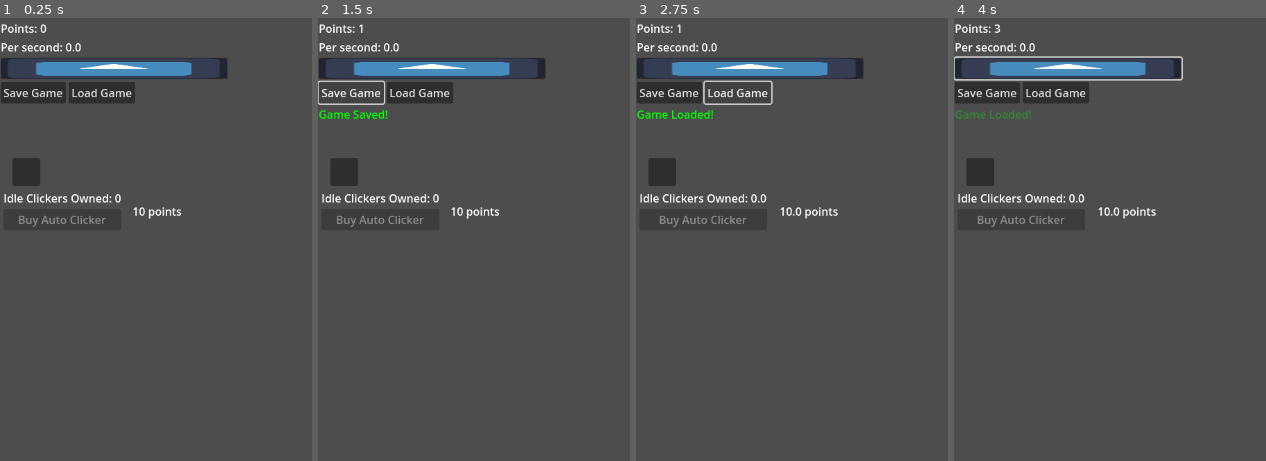
Above: before the commit, frames 1-4 (left to right).
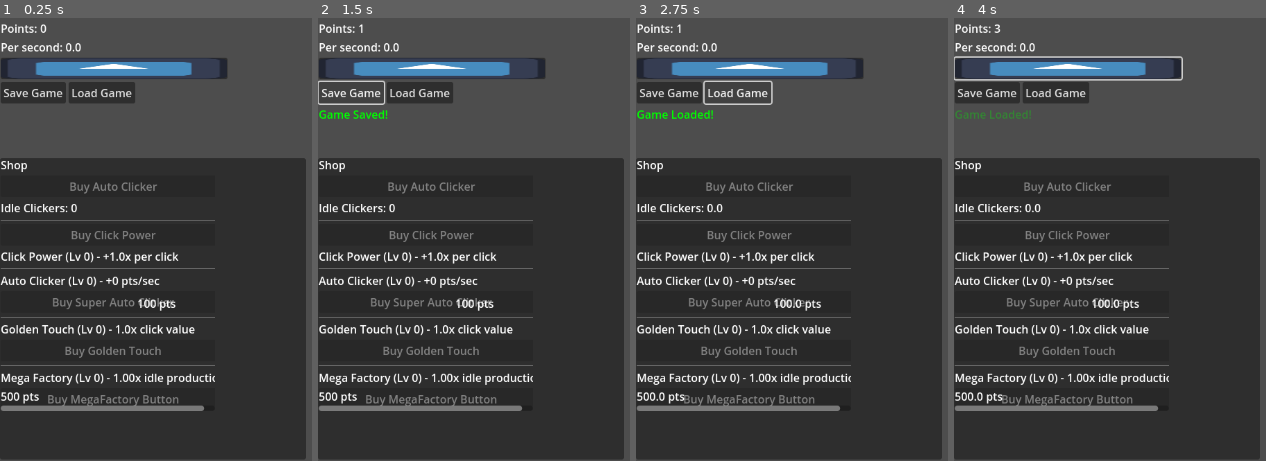
Above: after the commit, the same moments.

Repository: SamuelMTack/Push-Out-Games
Game: Godot game, scene res://node_2d.tscn
The game is run twice, just before and just after one commit, with the same random seed, the same clock (stepped at 60 frames per second) and the same inputs. The engine's default icon, where the game draws it, is replaced by a stand-in: a white triangle on a blue panel in a dark square.
Inputs:
- Up to frame 1 (0.25 s): no input
- Up to frame 2 (1.5 s): click "Click Me for Points" at 0.5 s; click "Save Game" at 1.25 s
- Up to frame 3 (2.75 s): click "Load Game" at 2 s
- Up to frame 4 (4 s): click "Click Me for Points" at 2.75 s; click "Click Me for Points" at 3.5 s

The runs differ from the first frame. In frame 1, 62% of the frame differs, in the area x 0-99%, y 31-100%; in frame 2, 62%; in frame 3, 62%; in frame 4, 62%.

Commit message:
Added PowerUps

Diff:
--- a/claude-clicker-game/node_2d.gd
+++ b/claude-clicker-game/node_2d.gd
@@ -10,6 +10,23 @@
 var clicker_base_price = 10
 var clicker_price = clicker_base_price
 
+# Power-up variables
+var click_multiplier_level = 0
+var click_multiplier_price = 50
+var click_multiplier_bonus = 1.0
+
+var auto_clicker_level = 0
+var auto_clicker_price = 100
+var auto_clicker_bonus = 0
+
+var golden_touch_level = 0
+var golden_touch_price = 250
+var golden_touch_bonus = 1.0
+
+var mega_factory_level = 0
+var mega_factory_price = 500
+var mega_factory_multiplier = 1.0
+
 # Save file path
 const SAVE_PATH = "user://clicker_save.json"
 
@@ -17,8 +34,8 @@
 @onready var points_label = $VBoxContainer/PointsLabel
 @onready var click_button = $VBoxContainer/ClickButton
 @onready var shop_panel = $ShopPanel
-@onready var clicker_price_label = $ShopPanel/VBoxContainer/BuyClickerButton/PriceLabel
-@onready var clickers_owned_label = $ShopPanel/VBoxContainer/ClickersOwnedLabel
+@onready var clicker_price_label = $ShopPanel/ShopScroll/ShopItems/BuyClickerButton/PriceLabel
+@onready var clickers_owned_label = $ShopPanel/ShopScroll/ShopItems/ClickersOwnedLabel
 @onready var points_per_sec_label = $VBoxContainer/PointsPerSecLabel
 @onready var save_button = $VBoxContainer/SaveLoadButtons/SaveButton
 @onready var load_button = $VBoxContainer/SaveLoadButtons/LoadButton
@@ -27,13 +44,17 @@
 func _ready():
 	# Connect signals
 	click_button.pressed.connect(_on_click_button_pressed)
-	$ShopPanel/VBoxContainer/BuyClickerButton.pressed.connect(_on_buy_clicker_pressed)
+	$ShopPanel/ShopScroll/ShopItems/BuyClickerButton.pressed.connect(_on_buy_clicker_pressed)
+	$ShopPanel/ShopScroll/ShopItems/BuyClickMultiplierButton.pressed.connect(_on_buy_click_multiplier_pressed)
+	$ShopPanel/ShopScroll/ShopItems/BuyAutoClickerButton.pressed.connect(_on_buy_auto_clicker_pressed)
+	$ShopPanel/ShopScroll/ShopItems/BuyGoldenTouchButton.pressed.connect(_on_buy_golden_touch_pressed)
+	$ShopPanel/ShopScroll/ShopItems/BuyMegaFactoryButton.pressed.connect(_on_buy_mega_factory_pressed)
 	save_button.pressed.connect(_on_save_button_pressed)
 	load_button.pressed.connect(_on_load_button_pressed)
 
 	# Start idle clicker timer
 	var timer = Timer.new()
-	timer.wait_time = 0.1 # Update 10 times per second for smooth increments
+	timer.wait_time = 0.1
 	timer.timeout.connect(_on_idle_timer_timeout)
 	add_child(timer)
 	timer.start()
@@ -45,10 +66,11 @@
 	update_ui()
 
 func _on_click_button_pressed():
-	points += points_per_click
+	var click_value = points_per_click * click_multiplier_bonus * golden_touch_bonus
+	points += click_value
 	update_ui()
 
-	# Add a little animation effect
+	# Add animation effect
 	click_button.scale = Vector2(0.95, 0.95)
 	var tween = create_tween()
 	tween.tween_property(click_button, "scale", Vector2(1.0, 1.0), 0.1)
@@ -57,14 +79,45 @@
 	if points >= clicker_price:
 		points -= clicker_price
 		idle_clickers += 1
-		# Increase price by 15% for each purchase
 		clicker_price = int(clicker_base_price * pow(1.15, idle_clickers))
 		update_ui()
 
+func _on_buy_click_multiplier_pressed():
+	if points >= click_multiplier_price:
+		points -= click_multiplier_price
+		click_multiplier_level += 1
+		click_multiplier_bonus = 1.0 + (click_multiplier_level * 0.5)
+		click_multiplier_price = int(50 * pow(2, click_multiplier_level))
+		update_ui()
+
+func _on_buy_auto_clicker_pressed():
+	if points >= auto_clicker_price:
+		points -= auto_clicker_price
+		auto_clicker_level += 1
+		auto_clicker_bonus = auto_clicker_level * 5
+		auto_clicker_price = int(100 * pow(2.5, auto_clicker_level))
+		update_ui()
+
+func _on_buy_golden_touch_pressed():
+	if points >= golden_touch_price:
+		points -= golden_touch_price
+		golden_touch_level += 1
+		golden_touch_bonus = 1.0 + (golden_touch_level * 1.0)
+		golden_touch_price = int(250 * pow(3, golden_touch_level))
+		update_ui()
+
+func _on_buy_mega_factory_pressed():
+	if points >= mega_factory_price:
+		points -= mega_factory_price
+		mega_factory_level += 1
+		mega_factory_multiplier = 1.0 + (mega_factory_level * 0.25)
+		mega_factory_price = int(500 * pow(4, mega_factory_level))
+		update_ui()
+
 func _on_idle_timer_timeout():
-	if idle_clickers > 0:
-		# Add points from idle clickers (divided by 10 since timer runs 10x per second)
-		points += (idle_clickers * idle_click_rate) / 10.0
+	if idle_clickers > 0 or auto_clicker_bonus > 0:
+		var idle_points = ((idle_clickers * idle_click_rate) + auto_clicker_bonus) * mega_factory_multiplier
+		points += idle_points / 10.0
 		update_ui()
 
 func _on_save_button_pressed():
@@ -77,7 +130,19 @@
 	var save_data = {
 		"points": points,
 		"idle_clickers": idle_clickers,
-		"clicker_price": clicker_price
+		"clicker_price": clicker_price,
+		"click_multiplier_level": click_multiplier_level,
+		"click_multiplier_price": click_multiplier_price,
+		"click_multiplier_bonus": click_multiplier_bonus,
+		"auto_clicker_level": auto_clicker_level,
+		"auto_clicker_price": auto_clicker_price,
+		"auto_clicker_bonus": auto_clicker_bonus,
+		"golden_touch_level": golden_touch_level,
+		"golden_touch_price": golden_touch_price,
+		"golden_touch_bonus": golden_touch_bonus,
+		"mega_factory_level": mega_factory_level,
+		"mega_factory_price": mega_factory_price,
+		"mega_factory_multiplier": mega_factory_multiplier
 	}
 
 	var file = FileAccess.open(SAVE_PATH, FileAccess.WRITE)
@@ -107,6 +172,18 @@
 			points = save_data.get("points", 0)
 			idle_clickers = save_data.get("idle_clickers", 0)
 			clicker_price = save_data.get("clicker_price", clicker_base_price)
+			click_multiplier_level = save_data.get("click_multiplier_level", 0)
+			click_multiplier_price = save_data.get("click_multiplier_price", 50)
+			click_multiplier_bonus = save_data.get("click_multiplier_bonus", 1.0)
+			auto_clicker_level = save_data.get("auto_clicker_level", 0)
+			auto_clicker_price = save_data.get("auto_clicker_price", 100)
+			auto_clicker_bonus = save_data.get("auto_clicker_bonus", 0)
+			golden_touch_level = save_data.get("golden_touch_level", 0)
+			golden_touch_price = save_data.get("golden_touch_price", 250)
+			golden_touch_bonus = save_data.get("golden_touch_bonus", 1.0)
+			mega_factory_level = save_data.get("mega_factory_level", 0)
+			mega_factory_price = save_data.get("mega_factory_price", 500)
+			mega_factory_multiplier = save_data.get("mega_factory_multiplier", 1.0)
 			update_ui()
 			show_save_status("Game Loaded!", Color.GREEN)
 		else:
@@ -118,16 +195,36 @@
 	save_status_label.text = message
 	save_status_label.modulate = color
 
-	# Fade out message after 2 seconds
 	var tween = create_tween()
 	tween.tween_property(save_status_label, "modulate:a", 0.0, 1.0).set_delay(2.0)
 	tween.tween_callback(func(): save_status_label.text = "")
 
 func update_ui():
 	points_label.text = "Points: " + str(int(points))
-	points_per_sec_label.text = "Per second: " + str(idle_clickers * idle_click_rate)
-	clicker_price_label.text = str(clicker_price) + " points"
-	clickers_owned_label.text = "Idle Clickers Owned: " + str(idle_clickers)
-
-	# Disable buy button if can't afford
-	$ShopPanel/VBoxContainer/BuyClickerButton.disabled = points < clicker_price
+	var total_per_sec = ((idle_clickers * idle_click_rate) + auto_clicker_bonus) * mega_factory_multiplier
+	points_per_sec_label.text = "Per second: %.1f" % total_per_sec
+
+	# Idle Clickers
+	clicker_price_label.text = str(clicker_price) + " pts"
+	clickers_owned_label.text = "Idle Clickers: " + str(idle_clickers)
+	$ShopPanel/ShopScroll/ShopItems/BuyClickerButton.disabled = points < clicker_price
+
+	# Click Multiplier
+	$ShopPanel/ShopScroll/ShopItems/BuyClickMultiplierButton/PriceLabel.text = str(click_multiplier_price) + " pts"
+	$ShopPanel/ShopScroll/ShopItems/ClickMultiplierLevel.text = "Click Power (Lv %d) - +%.1fx per click" % [click_multiplier_level, click_multiplier_bonus]
+	$ShopPanel/ShopScroll/ShopItems/BuyClickMultiplierButton.disabled = points < click_multiplier_price
+
+	# Auto Clicker
+	$ShopPanel/ShopScroll/ShopItems/BuyAutoClickerButton/PriceLabel.text = str(auto_clicker_price) + " pts"
+	$ShopPanel/ShopScroll/ShopItems/AutoClickerLevel.text = "Auto Clicker (Lv %d) - +%d pts/sec" % [auto_clicker_level, auto_clicker_bonus]
+	$ShopPanel/ShopScroll/ShopItems/BuyAutoClickerButton.disabled = points < auto_clicker_price
+
+	# Golden Touch
+	$ShopPanel/ShopScroll/ShopItems/BuyGoldenTouchButton/PriceLabel.text = str(golden_touch_price) + " pts"
+	$ShopPanel/ShopScroll/ShopItems/GoldenTouchLevel.text = "Golden Touch (Lv %d) - %.1fx click value" % [golden_touch_level, golden_touch_bonus]
+	$ShopPanel/ShopScroll/ShopItems/BuyGoldenTouchButton.disabled = points < golden_touch_price
+
+	# Mega Factory
+	$ShopPanel/ShopScroll/ShopItems/BuyMegaFactoryButton/PriceLabel.text = str(mega_factory_price) + " pts"
+	$ShopPanel/ShopScroll/ShopItems/MegaFactoryLevel.text = "Mega Factory (Lv %d) - %.2fx idle production" % [mega_factory_level, mega_factory_multiplier]
+	$ShopPanel/ShopScroll/ShopItems/BuyMegaFactoryButton.disabled = points < mega_factory_price
--- a/claude-clicker-game/node_2d.tscn
+++ b/claude-clicker-game/node_2d.tscn
@@ -56,40 +56,121 @@
 
 [node name="ShopPanel" type="Panel" parent="."]
 layout_mode = 0
-offset_left = -63.154087
+offset_left = -81.0
 offset_top = 190.1626
-offset_right = -23.154087
-offset_bottom = 230.1626
+offset_right = 360.0
+offset_bottom = 625.0
 
-[node name="VBoxContainer" type="VBoxContainer" parent="ShopPanel"]
+[node name="ShopScroll" type="ScrollContainer" parent="ShopPanel"]
 layout_mode = 1
 anchors_preset = -1
-anchor_left = -0.32500002
-anchor_right = 3.0500002
-anchor_bottom = 2.6000001
-offset_top = -7.0
-offset_right = -63.751434
-offset_bottom = -49.000008
+anchor_right = 0.004
+anchor_bottom = 0.08800001
+offset_left = 1.1540871
+offset_top = -2.1625977
+offset_right = 307.91345
+offset_bottom = 326.9877
 
-[node name="Label" type="Label" parent="ShopPanel/VBoxContainer"]
-layout_mode = 2
-text = "
-"
-
-[node name="ClickersOwnedLabel" type="Label" parent="ShopPanel/VBoxContainer"]
+[node name="ShopItems" type="VBoxContainer" parent="ShopPanel/ShopScroll"]
 layout_mode = 2
 
-[node name="BuyClickerButton" type="Button" parent="ShopPanel/VBoxContainer"]
+[node name="Shop" type="Label" parent="ShopPanel/ShopScroll/ShopItems"]
+layout_mode = 2
+text = "Shop"
+
+[node name="BuyClickerButton" type="Button" parent="ShopPanel/ShopScroll/ShopItems"]
 layout_mode = 2
 text = "Buy Auto Clicker"
 
-[node name="PriceLabel" type="Label" parent="ShopPanel/VBoxContainer/BuyClickerButton"]
+[node name="PriceLabel" type="Label" parent="ShopPanel/ShopScroll/ShopItems/BuyClickerButton"]
 layout_mode = 1
 anchors_preset = -1
 anchor_left = 1.1340001
 anchor_right = 2.512
 anchor_bottom = 2.059
-offset_left = -6.9359283
-offset_top = -8.162598
-offset_right = 0.034057617
-offset_bottom = 0.008399963
+offset_left = -11.090012
+offset_top = 6.0
+offset_right = -142.36209
+offset_bottom = -31.829002
+
+[node name="ClickersOwnedLabel" type="Label" parent="ShopPanel/ShopScroll/ShopItems"]
+layout_mode = 2
+text = "ClickersOwnedLabel"
+
+[node name="HSeparator" type="HSeparator" parent="ShopPanel/ShopScroll/ShopItems"]
+layout_mode = 2
+
+[node name="BuyClickMultiplierButton" type="Button" parent="ShopPanel/ShopScroll/ShopItems"]
+layout_mode = 2
+text = "Buy Click Power"
+
+[node name="PriceLabel" type="Label" parent="ShopPanel/ShopScroll/ShopItems/BuyClickMultiplierButton"]
+layout_mode = 1
+anchors_preset = -1
+anchor_left = 1.1340001
+anchor_right = 2.512
+anchor_bottom = 2.059
+offset_left = -15.810089
+offset_top = 1.0
+offset_right = -139.36209
+offset_bottom = -36.829002
+
+[node name="ClickMultiplierLevel" type="Label" parent="ShopPanel/ShopScroll/ShopItems"]
+layout_mode = 2
+text = "ClickMultiplierLevel"
+
+[node name="HSeparator2" type="HSeparator" parent="ShopPanel/ShopScroll/ShopItems"]
+layout_mode = 2
+
+[node name="AutoClickerLevel" type="Label" parent="ShopPanel/ShopScroll/ShopItems"]
+layout_mode = 2
+text = "AutoClickerLevel"
+
+[node name="BuyAutoClickerButton" type="Button" parent="ShopPanel/ShopScroll/ShopItems"]
+layout_mode = 2
+text = "Buy Super Auto Clicker"
+
+[node name="PriceLabel" type="Label" parent="ShopPanel/ShopScroll/ShopItems/BuyAutoClickerButton"]
+layout_mode = 0
+offset_left = 196.84592
+offset_top = 6.0
+offset_right = 321.84592
+offset_bottom = 29.0
+
+[node name="HSeparator3" type="HSeparator" parent="ShopPanel/ShopScroll/ShopItems"]
+layout_mode = 2
+
+[node name="GoldenTouchLevel" type="Label" parent="ShopPanel/ShopScroll/ShopItems"]
+layout_mode = 2
+text = "GoldenTouchLevel"
+
+[node name="BuyGoldenTouchButton" type="Button" parent="ShopPanel/ShopScroll/ShopItems"]
+layout_mode = 2
+text = "Buy Golden Touch"
+
+[node name="PriceLabel" type="Label" parent="ShopPanel/ShopScroll/ShopItems/BuyGoldenTouchButton"]
+layout_mode = 1
+anchors_preset = -1
+anchor_left = 1.0
+anchor_right = 1.7390001
+anchor_bottom = 0.74200004
+offset_left = 4.8459167
+offset_top = 2.0
+offset_right = -1.1300964
+offset_bottom = 3.9979992
+
+[node name="HSeparator4" type="HSeparator" parent="ShopPanel/ShopScroll/ShopItems"]
+layout_mode = 2
+
+[node name="MegaFactoryLevel" type="Label" parent="ShopPanel/ShopScroll/ShopItems"]
+layout_mode = 2
+text = "MegaFactoryLevel"
+
+[node name="BuyMegaFactoryButton" type="Button" parent="ShopPanel/ShopScroll/ShopItems"]
+layout_mode = 2
+text = "Buy MegaFactory Button"
+
+[node name="PriceLabel" type="Label" parent="ShopPanel/ShopScroll/ShopItems/BuyMegaFactoryButton"]
+layout_mode = 0
+offset_right = 40.0
+offset_bottom = 23.0
